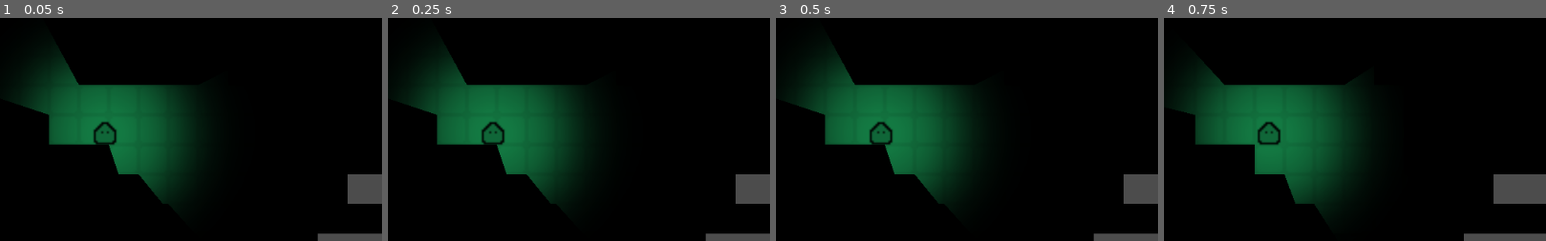
Above: before the commit, frames 1-4 (left to right).
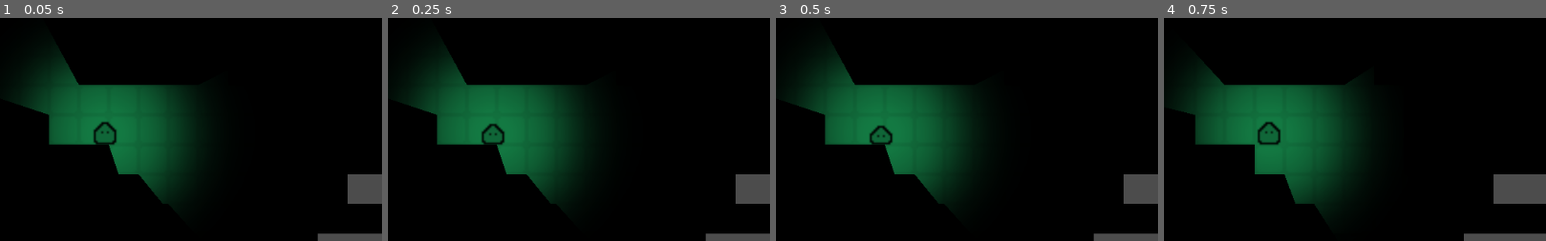
Above: after the commit, the same moments.

Repository: Borecjeborec1/GameJam
Game: Godot game, scene res://Scenes/MainScene.tscn
Same seed, same stepped clock (60 frames per second), same inputs: the game is played once before the commit and once after it.
Inputs:
- Up to frame 1 (0.05 s): no input
- Up to frame 2 (0.25 s): no input
- Up to frame 3 (0.5 s): no input
- Up to frame 4 (0.75 s): hold Right (ui_right) from 0.53 s (still down)
The pictures show only the part of the screen within x 36-86%, y 24-74%; the shares and areas given below are measured in that part.

Frame 1 is identical in both runs. In frame 2, 0.1% of the frame differs, in the area x 24-31%, y 46-53%; in frame 3, 0.2%, in the area x 24-31%, y 46-54%; in frame 4, nothing differs.

Commit message:
animations

Diff:
--- a/Scenes/Player.tscn
+++ b/Scenes/Player.tscn
@@ -1,8 +1,23 @@
-[gd_scene load_steps=5 format=2]
+[gd_scene load_steps=8 format=2]
 
 [ext_resource path="res://Assets/main_char.png" type="Texture" id=1]
 [ext_resource path="res://Script/Player.gd" type="Script" id=2]
 [ext_resource path="res://Assets/light.png" type="Texture" id=3]
+[ext_resource path="res://Assets/main_char_idle.png" type="Texture" id=4]
+[ext_resource path="res://Assets/main_char_idle_2.png" type="Texture" id=5]
+
+[sub_resource type="SpriteFrames" id=2]
+animations = [ {
+"frames": [ ExtResource( 1 ) ],
+"loop": true,
+"name": "Default",
+"speed": 5.0
+}, {
+"frames": [ ExtResource( 1 ), ExtResource( 4 ), ExtResource( 5 ), ExtResource( 4 ) ],
+"loop": true,
+"name": "Idle",
+"speed": 5.0
+} ]
 
 [sub_resource type="RectangleShape2D" id=1]
 extents = Vector2( 6, 6 )
@@ -10,8 +25,9 @@
 [node name="Player" type="KinematicBody2D"]
 script = ExtResource( 2 )
 
-[node name="Sprite" type="Sprite" parent="."]
-texture = ExtResource( 1 )
+[node name="AnimatedSprite" type="AnimatedSprite" parent="."]
+frames = SubResource( 2 )
+animation = "Idle"
 
 [node name="CollisionShape2D" type="CollisionShape2D" parent="."]
 shape = SubResource( 1 )
--- a/Script/Player.gd
+++ b/Script/Player.gd
@@ -17,8 +17,12 @@
 	input_vector = input_vector.normalized()
 
 	if input_vector != Vector2.ZERO:
+		print("here")
 		velocity = velocity.move_toward(input_vector * MAX_SPEED, ACCELERATION * delta)
+		$AnimatedSprite.play("Default")
 	else:
+		print("anim")
+		$AnimatedSprite.play("Idle")
 		velocity = velocity.move_toward(Vector2.ZERO, FRICTION * delta)
 
 
Binary file added: Assets/main_char_idle.png
Binary file added: Assets/main_char_idle_2.png
